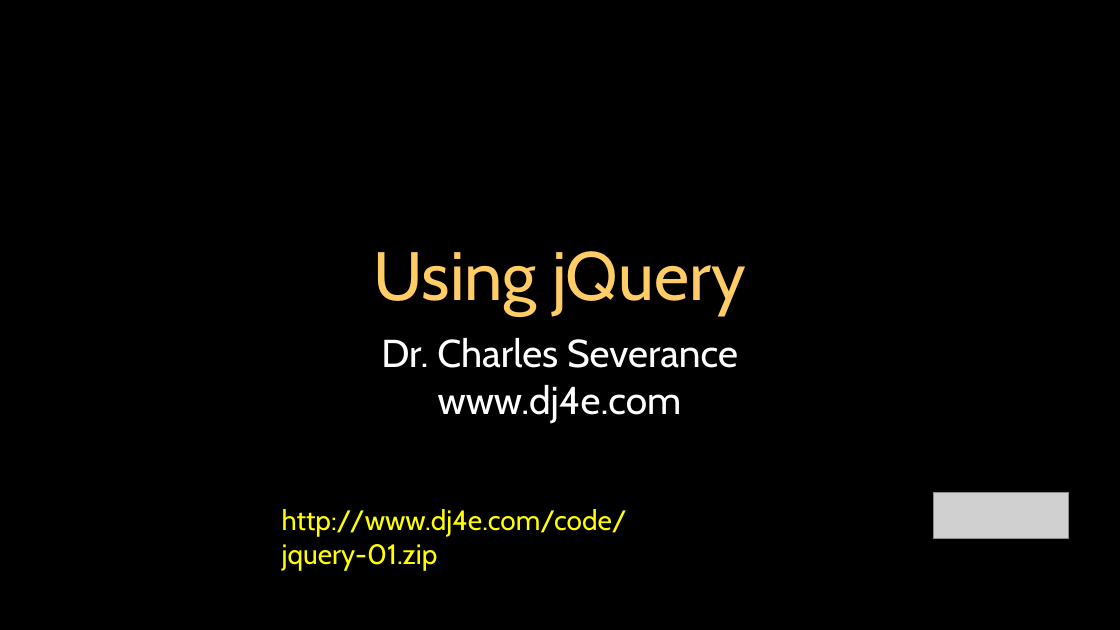
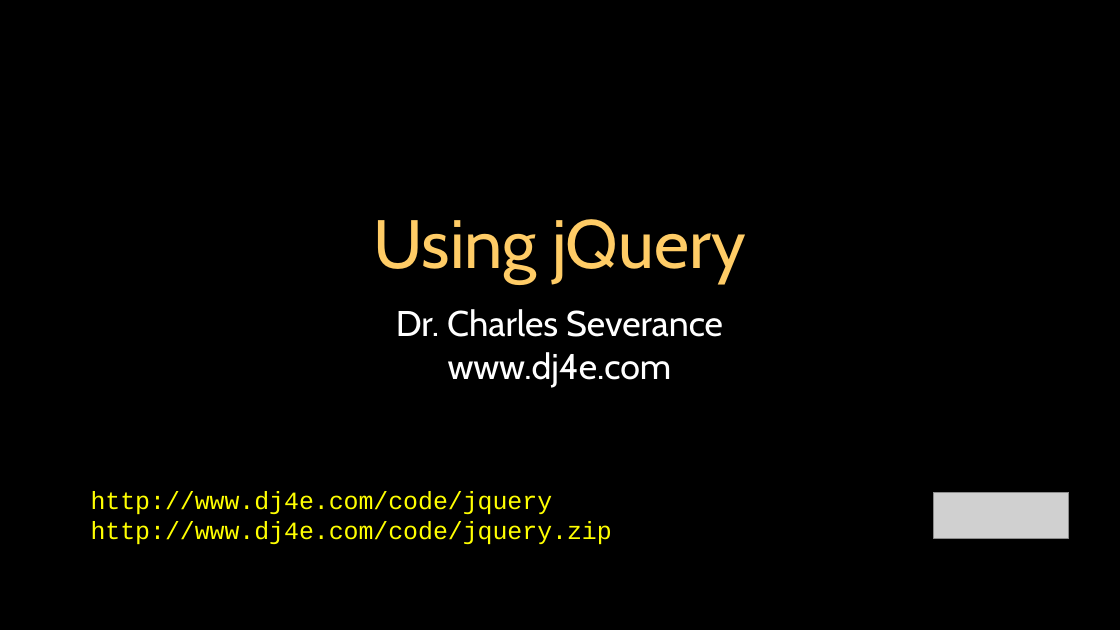
Before and after one commit to csev/dj4e, a slide deck: slide 1 of lectures/JS-03-JQuery.ppt. Drawn at 1120x630 pixels with LibreOffice and Linux fonts; fonts in the diff are those of the drawing; grey boxes stand for pictures. Boxes give left, top, right and bottom in pixels: in the first picture for what was removed or moved away, otherwise in the second. Text is boxed around its words. In the diff, an @@ line names an element or a change of style, - is before the commit and + after.

Commit message:
Progress on jQuery

```diff
--- a/lectures/JS-03-JQuery.ppt
+++ b/lectures/JS-03-JQuery.ppt
@@ title "Using jQuery": place and size @@
-title "Using jQuery" at (373,251,745,315)
+title "Using jQuery" at (373,219,745,284)
@@ text "Dr. Charles Severance": place and size @@
-text "Dr. Charles Severance" at (381,338,738,423)
+text "Dr. Charles Severance" at (396,309,723,387)
@@ text "Dr. Charles Severance" at (396,309,723,387): size 25 to 22.9 pt @@
@@ text at (91,491,612,544): text changed; size 18 to 16 pt; font Cabin to Courier New @@
-http://www.dj4e.com/code/jquery-01.zip
+http://www.dj4e.com/code/jquery
+http://www.dj4e.com/code/jquery.zip
```
Also in this commit, not shown: 5 other slides changed, 10 slides added, 2 slides removed, 3 other files.
